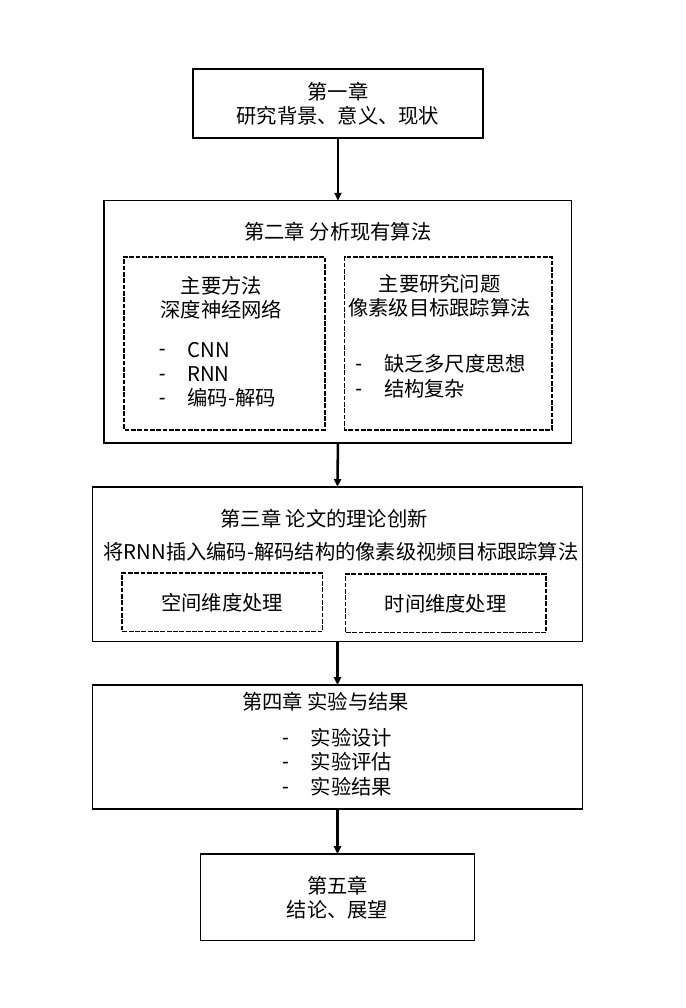
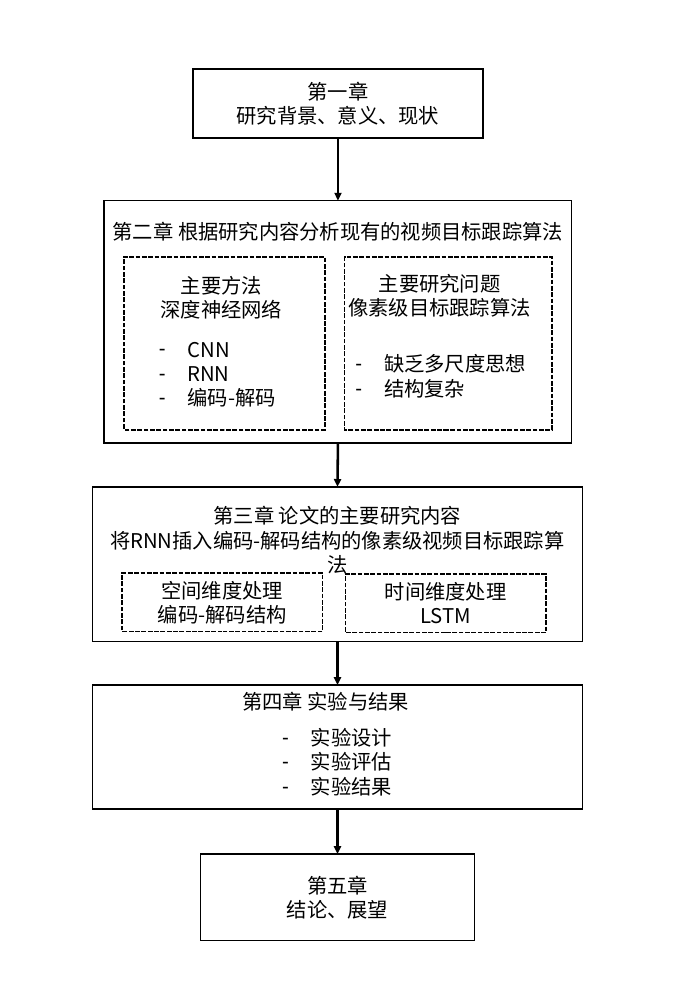
Before and after one commit to wolffytom/mth, a slide deck: slide 1 of chap/img/thesis_structure.pptx. Drawn at 686x1008 pixels with LibreOffice and Linux fonts; fonts in the diff are those of the drawing. Boxes give left, top, right and bottom in pixels: in the first picture for what was removed or moved away, otherwise in the second. Text is boxed around its words. In the diff, an @@ line names an element or a change of style, - is before the commit and + after.

```diff
--- a/chap/img/thesis_structure.pptx
+++ b/chap/img/thesis_structure.pptx
@@ text at [113, 222, 563, 241]: text changed @@
-第二章 分析现有算法
+第二章 根据研究内容分析现有的视频目标跟踪算法
@@ text at [110, 506, 564, 550]: text changed @@
-将RNN插入编码-解码结构的像素级视频目标跟踪算法
+第三章 论文的主要研究内容
+将RNN插入编码-解码结构的像素级视频目标跟踪算法
@@ text removed at [221, 509, 428, 528] @@
-第三章 论文的理论创新
@@ text in rectangle at [158, 581, 287, 624]: text changed @@
-空间维度处理
+空间维度处理
+编码-解码结构
@@ text in rectangle at [385, 582, 507, 624]: text changed @@
-时间维度处理
+时间维度处理
+LSTM
```
Also in this commit, not shown: 3 other files.
